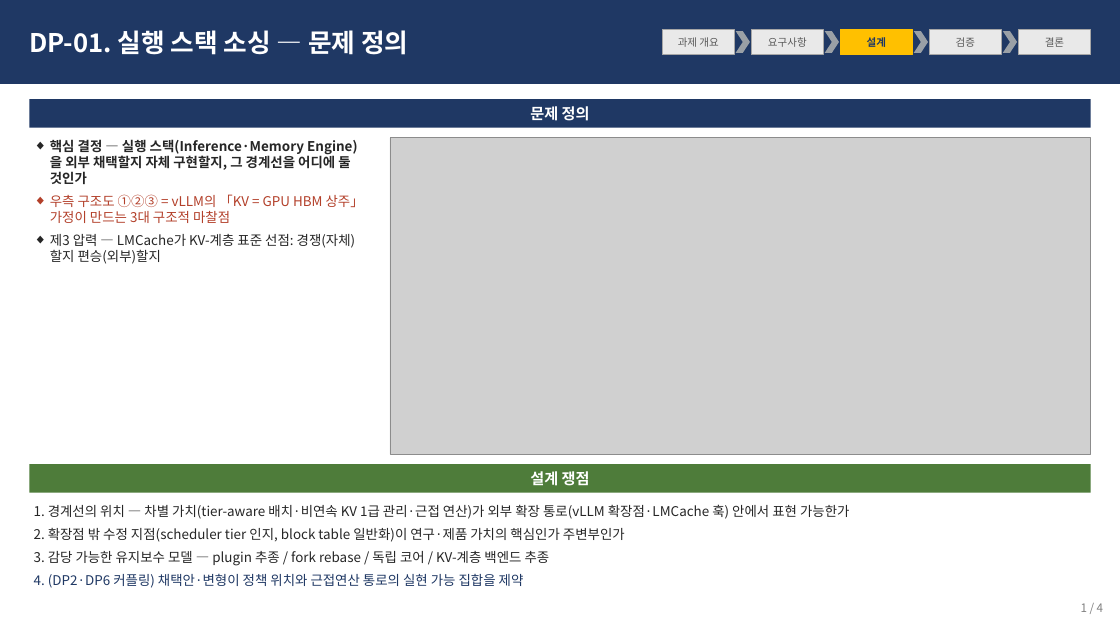
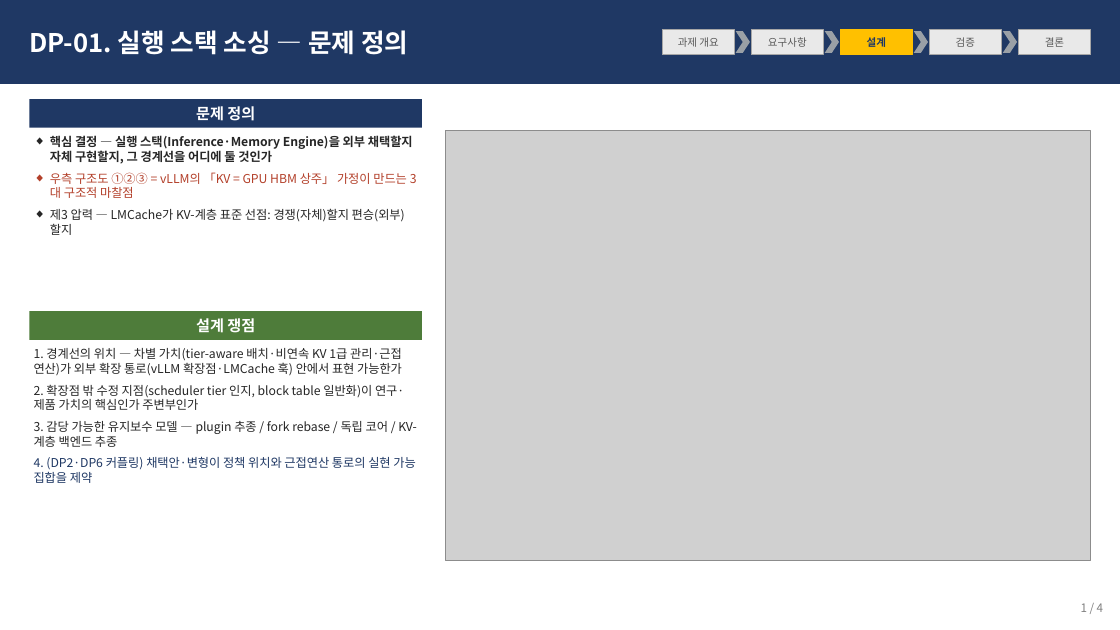
Before and after one commit to mkim0628/architect, a slide deck: slide 1 of docs/mcr_dp12_deck.pptx. Drawn at 1120x630 pixels with LibreOffice and Linux fonts; fonts in the diff are those of the drawing; grey boxes stand for pictures. Boxes give left, top, right and bottom in pixels: in the first picture for what was removed or moved away, otherwise in the second. Text is boxed around its words. In the diff, an @@ line names an element or a change of style, - is before the commit and + after.

```diff
--- a/docs/mcr_dp12_deck.pptx
+++ b/docs/mcr_dp12_deck.pptx
@@ rectangle: place and size @@
-rectangle at <box>29,99,1091,128</box>
+rectangle at <box>29,99,422,128</box>
@@ text "문제 정의": place and size @@
-text "문제 정의" at <box>530,106,590,121</box>
+text "문제 정의" at <box>196,106,255,121</box>
@@ text "핵심 결정 — 실행 스택(Inference·Memory ..." at <box>50,135,413,235</box>: size 11.5 to 10.5 pt @@
@@ picture: place and size @@
-picture at <box>390,138,1091,455</box>
+picture at <box>445,131,1091,561</box>
@@ rectangle added at <box>29,312,422,340</box>, fill #4E7C3A @@
@@ text "설계 쟁점": place and size @@
-text "설계 쟁점" at <box>530,471,590,486</box>
+text "설계 쟁점" at <box>196,318,255,333</box>
@@ text "1. 경계선의 위치 — 차별 ..." at <box>34,348,417,483</box>: size 11.5 to 10.5 pt @@
@@ text "1. 경계선의 위치 — 차별 ...": place and size @@
-text "1. 경계선의 위치 — 차별 ..." at <box>34,504,849,588</box>
+text "1. 경계선의 위치 — 차별 ..." at <box>34,348,417,483</box>
@@ rectangle removed at <box>29,465,1091,493</box> @@
```
Also in this commit, not shown: 3 other slides changed, 1 other file.
